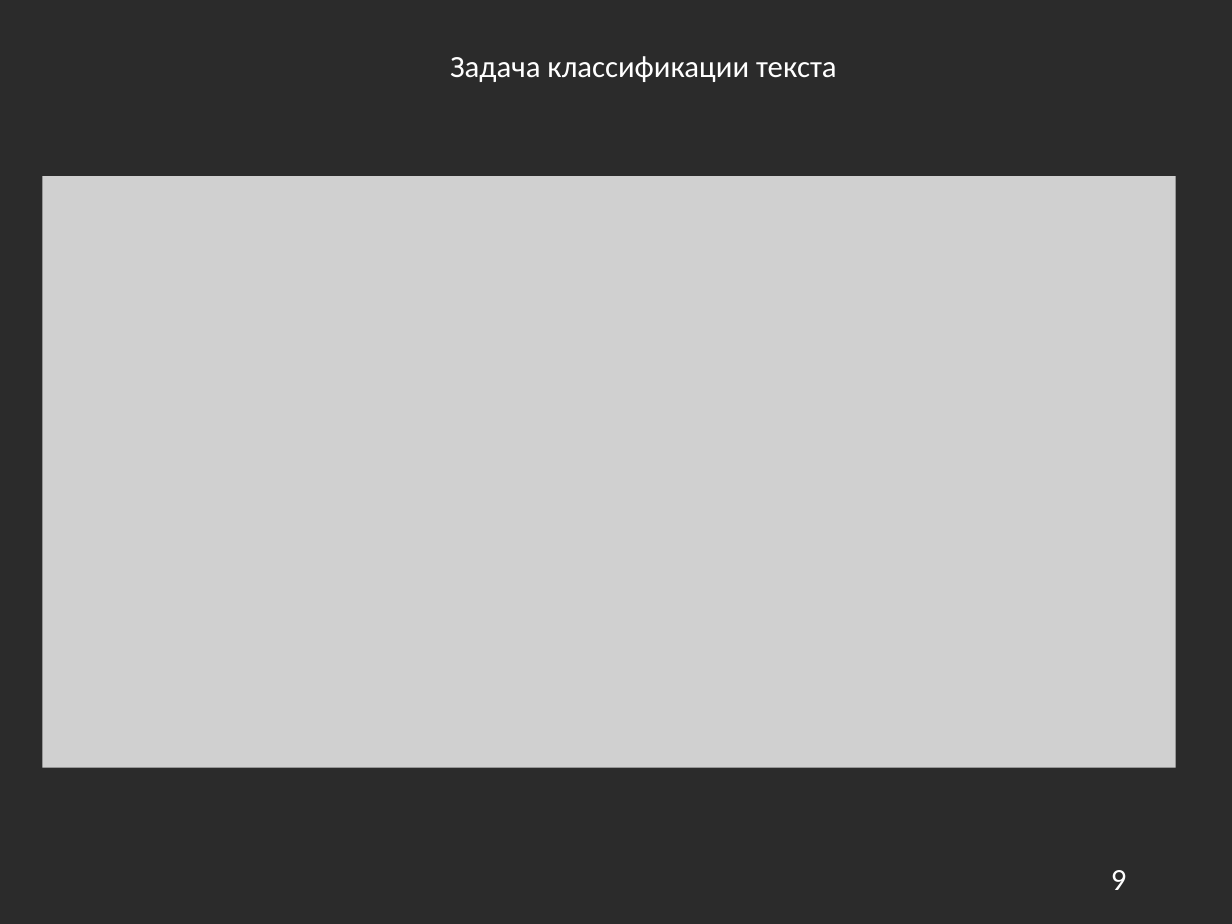
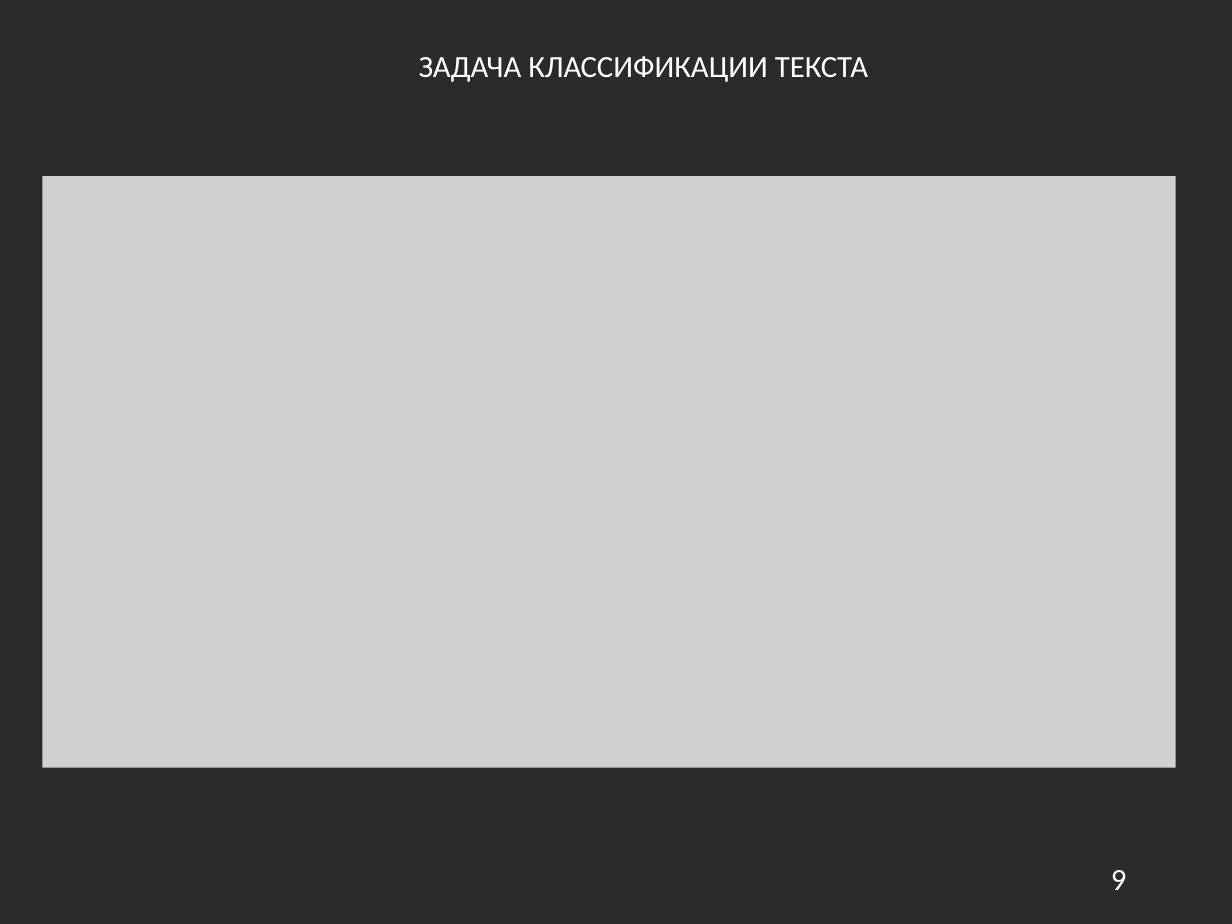
Before and after one commit to BizinMitya/WebFilter, a slide deck: slide 9 of diploma/Проектирование и разработка веб-фильтра для обеспечения контроля доступа к сетевым ресурсам.pptx. Drawn at 1232x924 pixels with LibreOffice and Linux fonts; fonts in the diff are those of the drawing; grey boxes stand for pictures; background and template pictures are left out; a plain dark background stands for a picture behind light text. Boxes give left, top, right and bottom in pixels: in the first picture for what was removed or moved away, otherwise in the second. Text is boxed around its words. In the diff, an @@ line names an element or a change of style, - is before the commit and + after.

```diff
--- a/diploma/Проектирование и разработка веб-фильтра для обеспечения контроля доступа к сетевым ресурсам.pptx
+++ b/diploma/Проектирование и разработка веб-фильтра для обеспечения контроля доступа к сетевым ресурсам.pptx
@@ text at box(419, 56, 868, 82): text changed @@
-Задача классификации текста
+ЗАДАЧА КЛАССИФИКАЦИИ ТЕКСТА
```
Also in this commit, not shown: 13 other slides changed, 1 other file.
